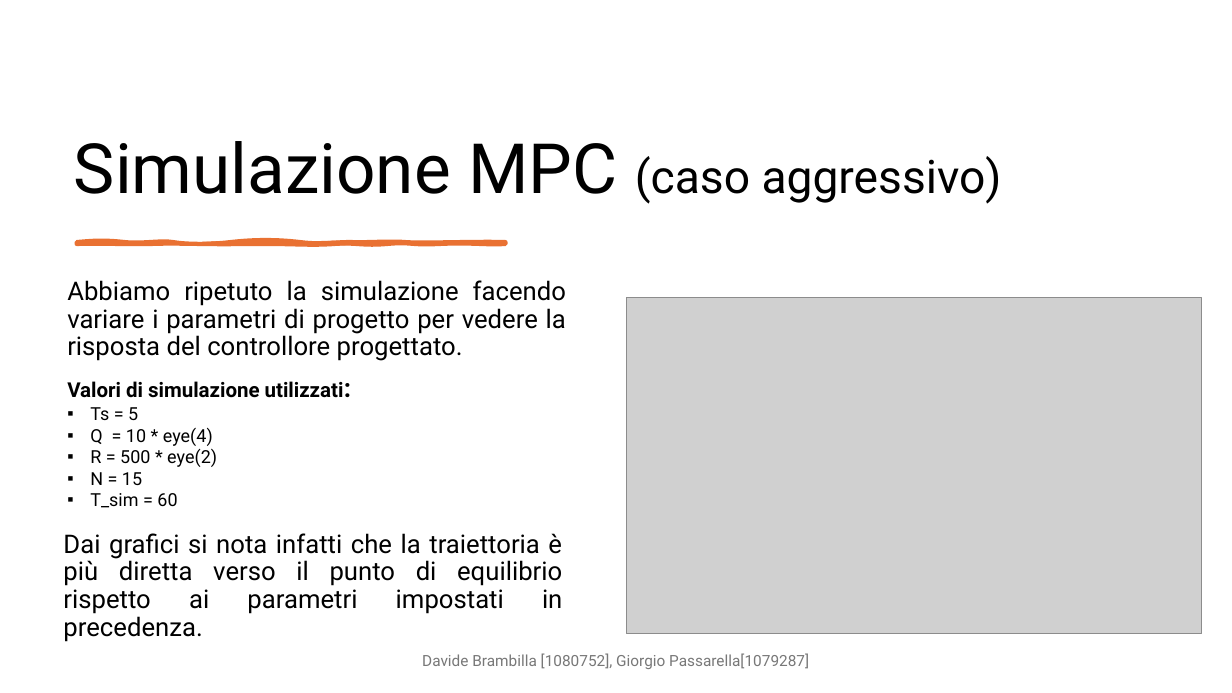
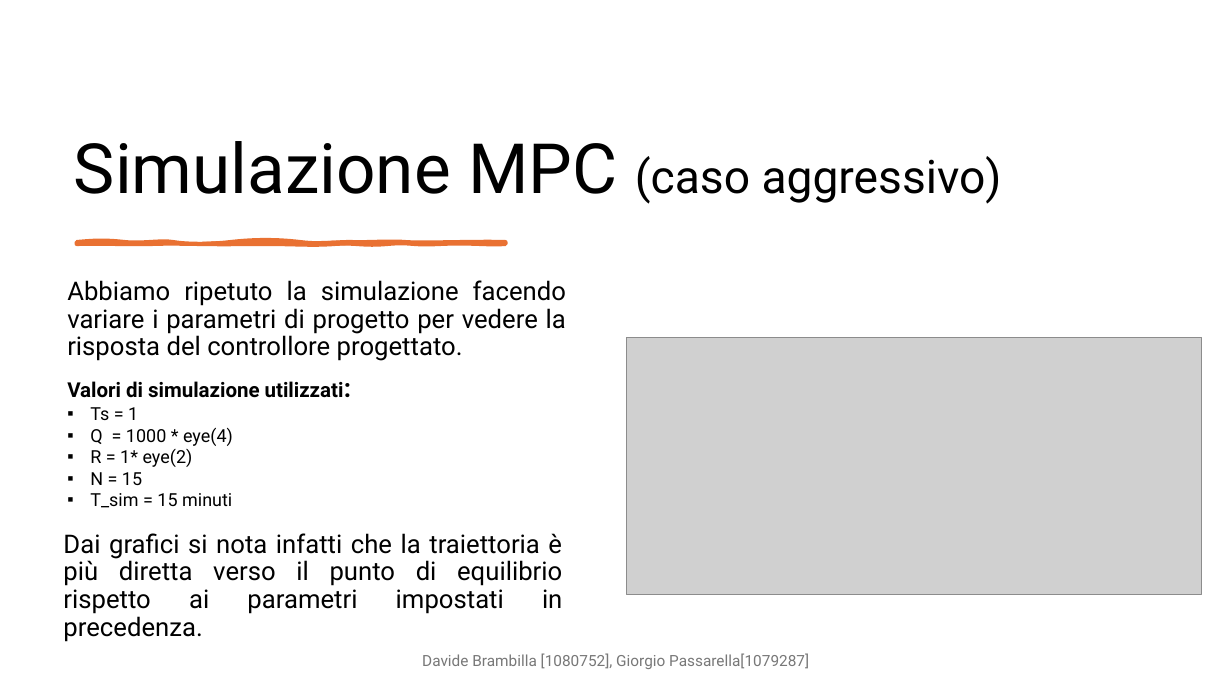
Before and after one commit to DavideBrambilla98/interconnectedTanksMPC, a slide deck: slide 30 of cam.pptx. Drawn at 1232x693 pixels with LibreOffice and Linux fonts; fonts in the diff are those of the drawing; grey boxes stand for pictures. Boxes give left, top, right and bottom in pixels: in the first picture for what was removed or moved away, otherwise in the second. Text is boxed around its words. In the diff, an @@ line names an element or a change of style, - is before the commit and + after.

```diff
--- a/cam.pptx
+++ b/cam.pptx
@@ picture: place and size @@
-picture at [627, 298, 1202, 634]
+picture at [627, 337, 1202, 594]
@@ text at [90, 407, 233, 467]: text changed @@
-▪ Ts = 5
-▪ Q = 10 * eye(4)
-▪ R = 500 * eye(2)
+▪ Ts = 1
+▪ Q = 1000 * eye(4)
+▪ R = 1* eye(2)
@@ text at [90, 493, 232, 508]: text changed @@
-▪ T_sim = 60
+▪ T_sim = 15 minuti
```
Also in this commit, not shown: 5 other slides changed.
